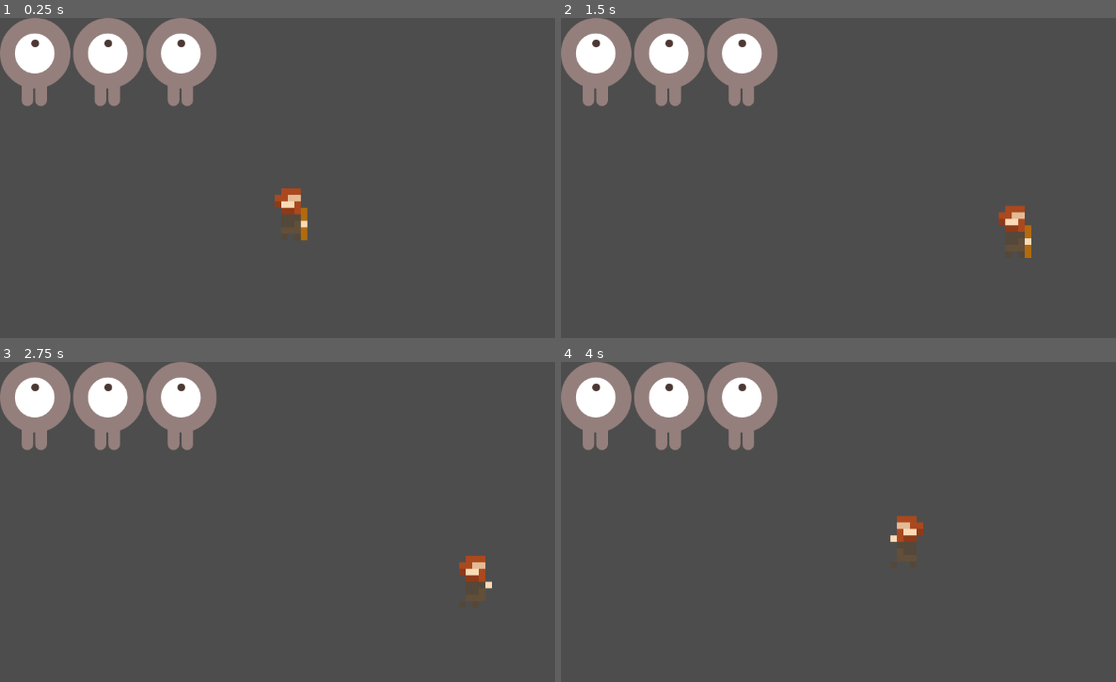
Above: before the commit, frames 1-4 (two rows, left to right).
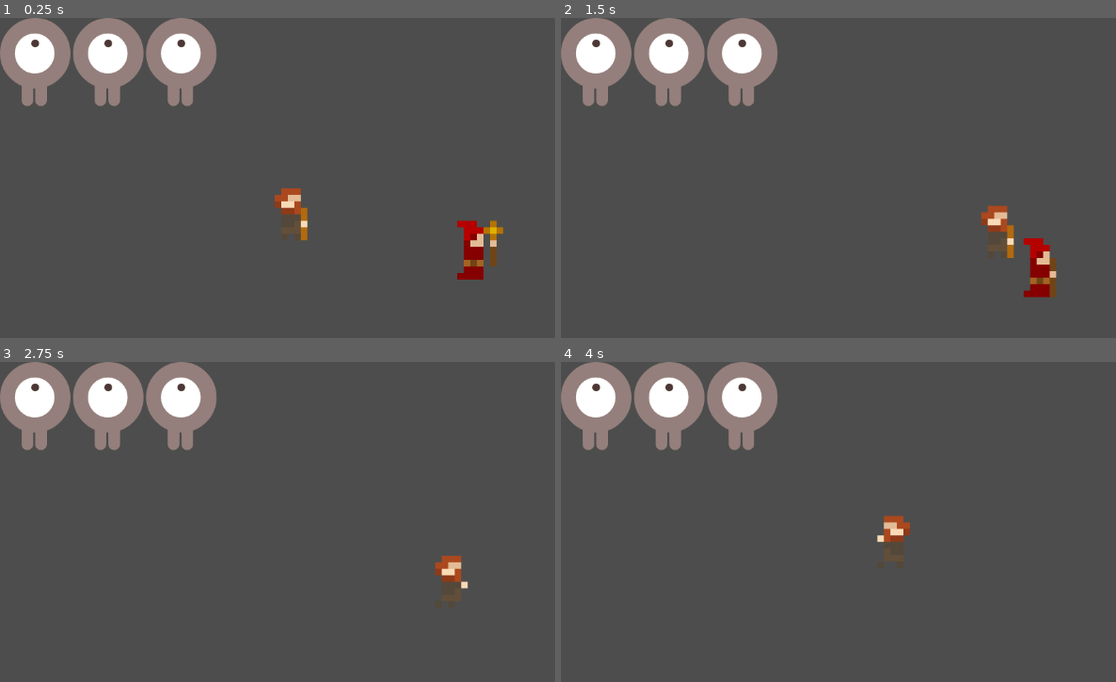
Above: after the commit, the same moments.

Repository: miyo6032/ProjectGodotWild63
Game: Godot game, scene res://scenes/main.tscn
Same seed, same stepped clock (60 frames per second), same inputs: the game is played once before the commit and once after it.
Inputs:
- Up to frame 1 (0.25 s): no input
- Up to frame 2 (1.5 s): tap Enter at 0.5 s; hold Right (attack_right) 0.53-1.28 s; tap Tab at 0.6, 1.35 s; hold Down (attack_down) from 1.28 s (still down)
- Up to frame 3 (2.75 s): release Down (attack_down) at 2.03 s; hold Right (attack_right) from 2.03 s (still down); tap Tab at 2.1 s
- Up to frame 4 (4 s): release Right (attack_right) at 2.78 s; hold Up (attack_up) 2.78-3.53 s; tap Tab at 2.85, 3.6 s; hold Left (attack_left) from 3.53 s (still down)

The runs differ from the first frame. In frame 1, 0.9% of the frame differs, in the area x 82-91%, y 63-82%; in frame 2, 1.6%, in the area x 75-90%, y 58-88%; in frame 3, 0.7%; in frame 4, 0.5%.

Commit message:
Add enemy death state

Diff:
--- a/scenes/Enemy.gd
+++ b/scenes/Enemy.gd
@@ -14,7 +14,7 @@
     player = in_player
 
 func _ready() -> void:
-    state_data = { player = player, enemy = self, can_move = true, stunned = false }
+    state_data = { player = player, enemy = self, can_move = true, stunned = false, is_dead = false }
     for child in states.get_children():
         child.set_state_machine(self)
         for transition in child.get_children():
@@ -74,4 +74,4 @@
         velocity += damage_info.knockback
 
     if health <= 0:
-        queue_free()
+        state_data.is_dead = true
--- /dev/null
+++ b/scenes/EnemyDeathState.gd
@@ -0,0 +1,15 @@
+extends State
+
+class_name EnemyDeathState
+
+@export var move_lag : float = 16.0
+
+func enter(_msg := {}) -> void:
+    state_data.can_move = false
+    enemy.animated_sprite.play("die")
+    await enemy.animated_sprite.animation_finished
+    await get_tree().create_timer(0.1).timeout
+    enemy.queue_free()
+
+func physics_update(delta: float) -> void:
+    enemy.velocity = lerp(enemy.velocity, Vector2.ZERO, delta * move_lag)
--- /dev/null
+++ b/scenes/EnemyDiedTransition.gd
@@ -0,0 +1,6 @@
+extends StateTransition
+
+class_name EnemyDiedTransition
+
+func get_decision() -> bool:
+    return state_data.is_dead
--- a/scenes/main.tscn
+++ b/scenes/main.tscn
@@ -219,5 +219,8 @@
 offset_right = 556.0
 offset_bottom = 135.0
 
+[node name="RangedEnemy" parent="." node_paths=PackedStringArray("player") instance=ExtResource("2_mlf80")]
+player = NodePath("../Player")
+
 [connection signal="attack_hit" from="Player" to="CameraFollow/CameraShake" method="_on_player_attack_hit"]
 [connection signal="update_health" from="Player" to="CameraFollow/CameraShake/Camera2D/HUD/HealthBar" method="update_health"]
--- a/scenes/ranged_enemy.tscn
+++ b/scenes/ranged_enemy.tscn
@@ -11,7 +11,9 @@
 [ext_resource type="Script" path="res://scenes/StunnedTransition.gd" id="9_comn4"]
 [ext_resource type="Script" path="res://scenes/StunnedState.gd" id="9_gexjc"]
 [ext_resource type="Script" path="res://scenes/DetectTargetTransition.gd" id="10_15kaj"]
+[ext_resource type="Script" path="res://scenes/EnemyDiedTransition.gd" id="11_yeuw4"]
 [ext_resource type="Script" path="res://scenes/MoveToTargetState.gd" id="12_4ssjg"]
+[ext_resource type="Script" path="res://scenes/EnemyDeathState.gd" id="14_6hdwq"]
 
 [sub_resource type="AtlasTexture" id="AtlasTexture_va1t7"]
 atlas = ExtResource("2_ds85t")
@@ -73,7 +75,7 @@
 "duration": 1.0,
 "texture": SubResource("AtlasTexture_5rkmr")
 }],
-"loop": true,
+"loop": false,
 "name": &"die",
 "speed": 12.0
 }, {
@@ -177,7 +179,7 @@
 [node name="AnimatedSprite2D" type="AnimatedSprite2D" parent="."]
 texture_filter = 1
 sprite_frames = SubResource("SpriteFrames_nleu6")
-animation = &"move"
+animation = &"die"
 
 [node name="CollisionShape2D" type="CollisionShape2D" parent="."]
 shape = SubResource("CapsuleShape2D_p3s8m")
@@ -229,10 +231,18 @@
 distance = 45.0
 false_state = NodePath("../../MoveToTargetState")
 
+[node name="EnemyDiedTransition" type="Node" parent="States/MoveAndAttackState" node_paths=PackedStringArray("true_state")]
+script = ExtResource("11_yeuw4")
+true_state = NodePath("../../EnemyDeathState")
+
 [node name="StunnedState" type="Node" parent="States" node_paths=PackedStringArray("recover_state")]
 script = ExtResource("9_gexjc")
 recover_state = NodePath("../MoveAndAttackState")
 transition_speed = 8.0
+
+[node name="EnemyDiedTransition" type="Node" parent="States/StunnedState" node_paths=PackedStringArray("true_state")]
+script = ExtResource("11_yeuw4")
+true_state = NodePath("../../EnemyDeathState")
 
 [node name="MoveToTargetState" type="Node" parent="States" node_paths=PackedStringArray("object_detector")]
 script = ExtResource("12_4ssjg")
@@ -244,6 +254,13 @@
 script = ExtResource("10_15kaj")
 distance = 30.0
 true_state = NodePath("../../MoveAndAttackState")
+
+[node name="EnemyDiedTransition" type="Node" parent="States/MoveToTargetState" node_paths=PackedStringArray("true_state")]
+script = ExtResource("11_yeuw4")
+true_state = NodePath("../../EnemyDeathState")
+
+[node name="EnemyDeathState" type="Node" parent="States"]
+script = ExtResource("14_6hdwq")
 
 [node name="DamageParticles" type="GPUParticles2D" parent="."]
 emitting = false
Not shown: 1 places in scenes/ranged_enemy.tscn that only renumber resources
